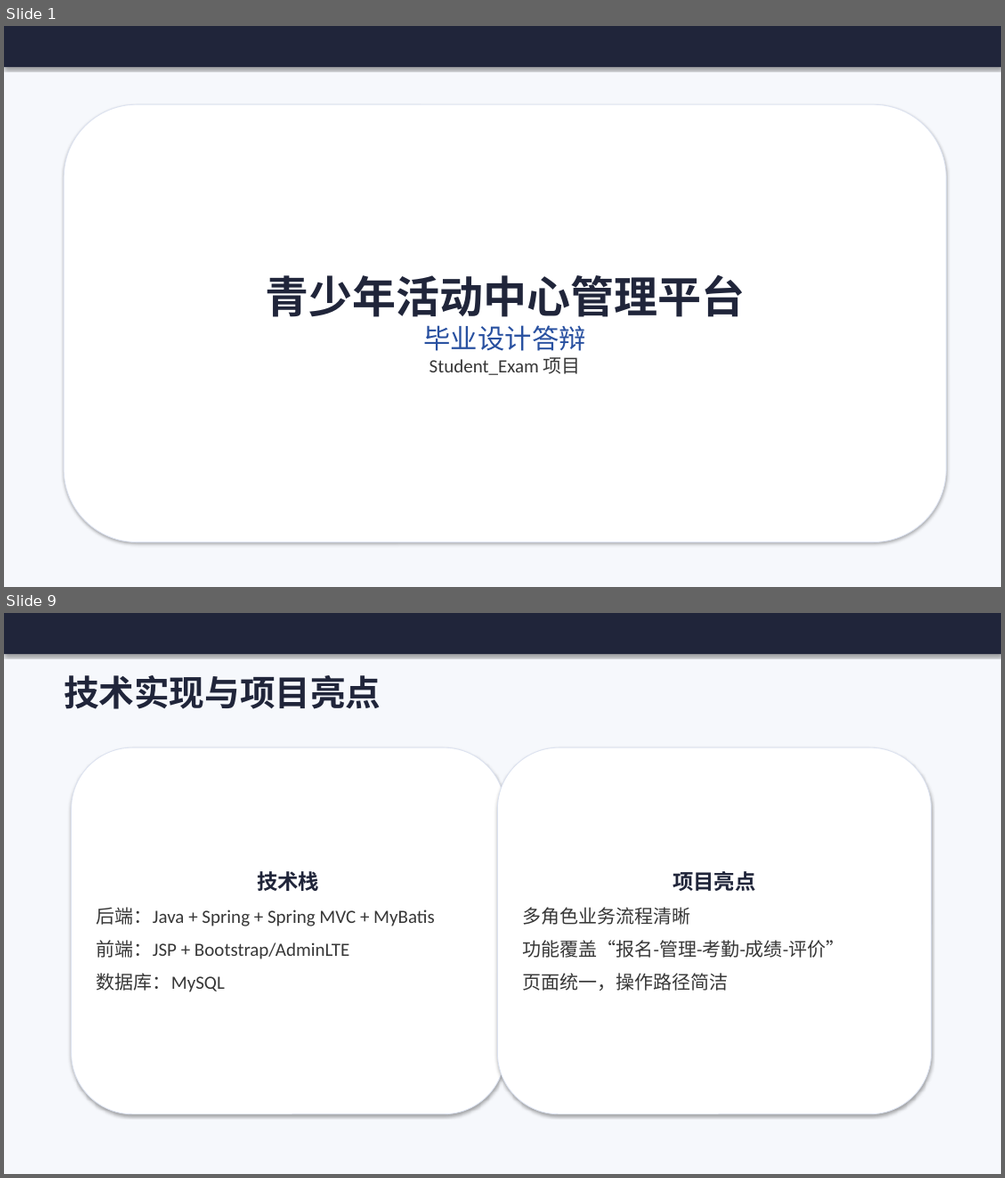
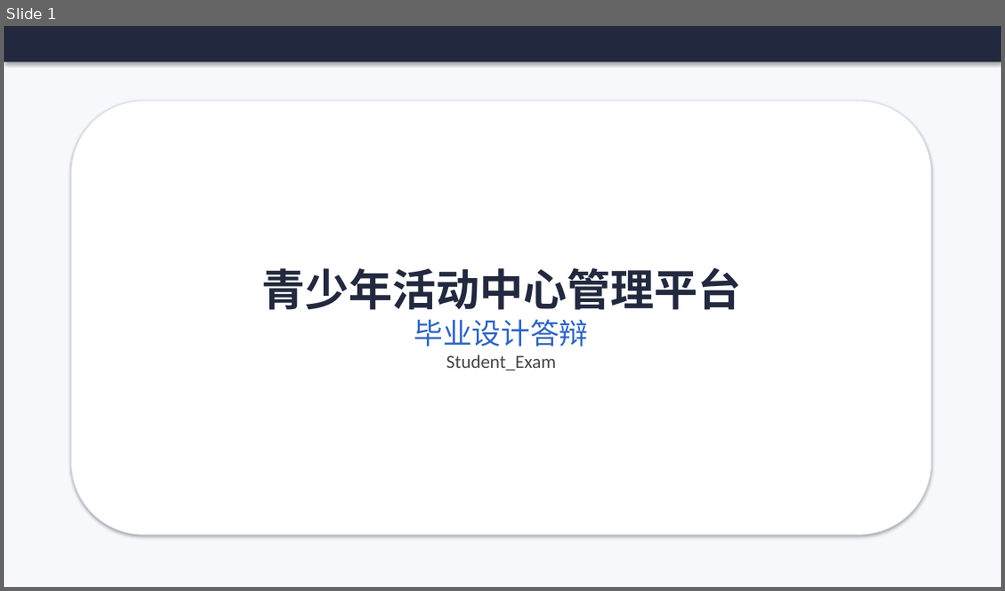
Before and after one commit to cxkqq/Student_Exam, a slide deck: defense_ppt.pptx. Shown one above the other, each under a label of ours: slides 1 and 9 before the commit, slide 1 after it; the slides between them are not shown. The pictures are 1005x1178 and 1005x591 pixels, drawn with LibreOffice and Linux fonts; fonts in the diff are those of the drawing. Boxes give left, top, right and bottom in pixels: in the first picture for what was removed or moved away, otherwise in the second. Text is boxed around its words. In the diff, an @@ line names an element or a change of style, - is before the commit and + after.

```diff
--- a/defense_ppt.pptx
+++ b/defense_ppt.pptx
@@ slide 9 removed at (4,613,1001,1174), background #FFFFFF @@
@@ rectangle removed at (4,613,1001,1174) @@
@@ rectangle removed at (4,613,1001,654) @@
@@ text removed at (64,675,381,709) @@
-技术实现与项目亮点
@@ rounded rectangle removed at (72,747,505,1114) @@
-技术栈
-后端：Java + Spring + Spring MVC + MyBatis
-前端：JSP + Bootstrap/AdminLTE
-数据库：MySQL
@@ rounded rectangle removed at (498,747,931,1114) @@
-项目亮点
-多角色业务流程清晰
-功能覆盖“报名-管理-考勤-成绩-评价”
-页面统一，操作路径简洁
@@ slide 1 changed as well @@
@@ rectangle: place and size @@
-rectangle at (4,26,1001,67)
+rectangle at (4,26,1001,62)
@@ rectangle at (4,26,1001,62): fill #20253A to #22293F @@
@@ rounded rectangle "青少年活动中心管理平台": place and size @@
-rounded rectangle "青少年活动中心管理平台" at (64,104,947,542)
+rounded rectangle "青少年活动中心管理平台" at (72,101,931,534)
@@ text in rounded rectangle at (261,267,741,346): text colour #20253A to #22293F in "青少年活动中心管理平台"; size 26 to 28 pt, text colour #2850A0 to #3166BE in "毕业设计答辩" @@
@@ text in rounded rectangle at (446,354,556,370): text changed; text colour #373737 to #464646 @@
-Student_Exam 项目
+Student_Exam
```
Also in this commit, not shown: 5 other slides changed, 9 slides added, 3 other slides removed.
